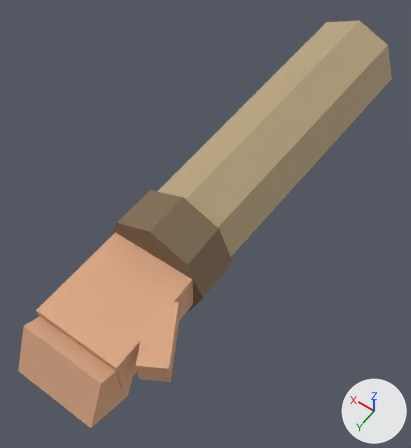
One commit to the glTF model assets/models/fp_arm_l.glb: the scene before it, then after it.
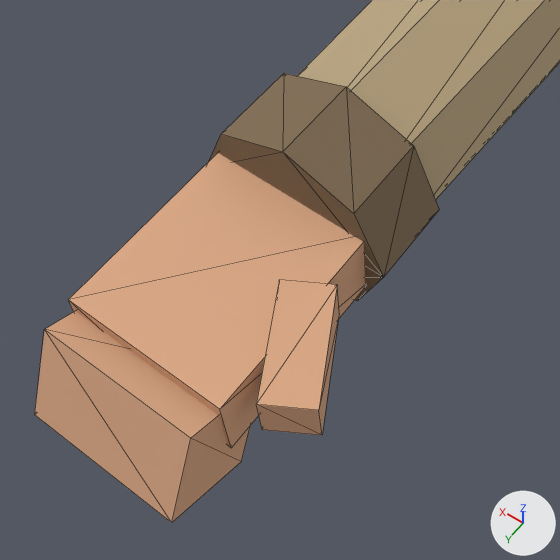
Old and new are each drawn whole from a 50 mm camera at (-0.177, 0.469, 0.373) aimed at (0.005, 0.214, -0.027) and again close up on the part from 0% to 72% of the width and 34% to 100% of the height. The axes (+X, +Y, +Z) are drawn at lower right. The lights are the same throughout. The last two pictures show the newer version. The close-ups show mesh edges as thin lines. Vertices at exactly the same position are counted once.

Names of what the first close-up shows: 'arm'.
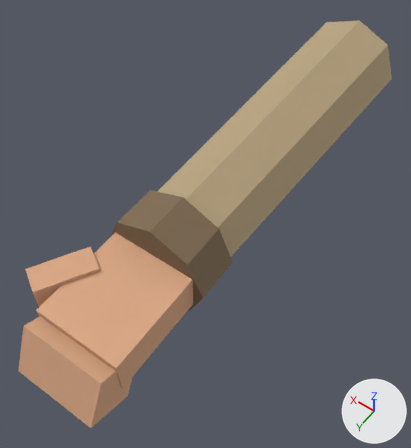
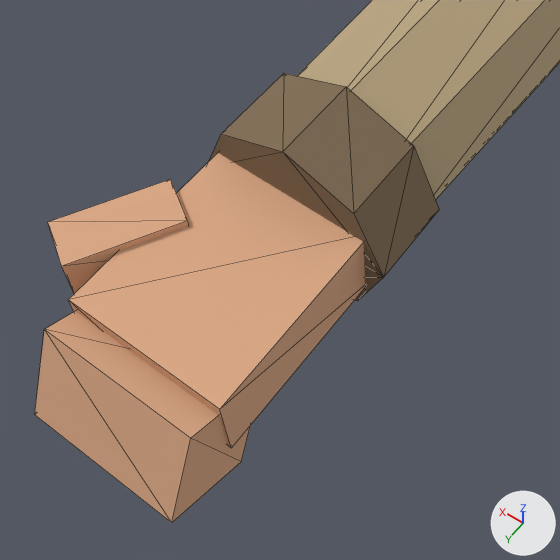
The change, as a list of edits to the scene's bpy script:
```text
Change me_cone:
    used by ob_arm; location = (0.0, 0.11, -0.005)
    remove me_cone.from_pydata(...)  # 56 vertices, 92 faces; spans x -0.067..0.05, y -0.162..0.298, z -0.055..0.052
    add me_cone.from_pydata(...)  # 56 vertices, 92 faces; spans x -0.05..0.067, y -0.162..0.298, z -0.055..0.052
    me_cone part 1: the loose piece of 8 vertices spanning x -0.067..-0.023, y 0.203..0.257, z 0.004..0.026 is turned -60 degrees about the z axis through its middle, then moved by (0.09, 0.0, 0.0)
```

Changed parts and their boxes [x1, y1, x2, y2] in the close-ups (560 x 560 px; the box of a moved part takes in the faces that stretch with it):
part 1 of me_cone, moved or reshaped: before [256, 280, 339, 435]; after [48, 179, 189, 293]
